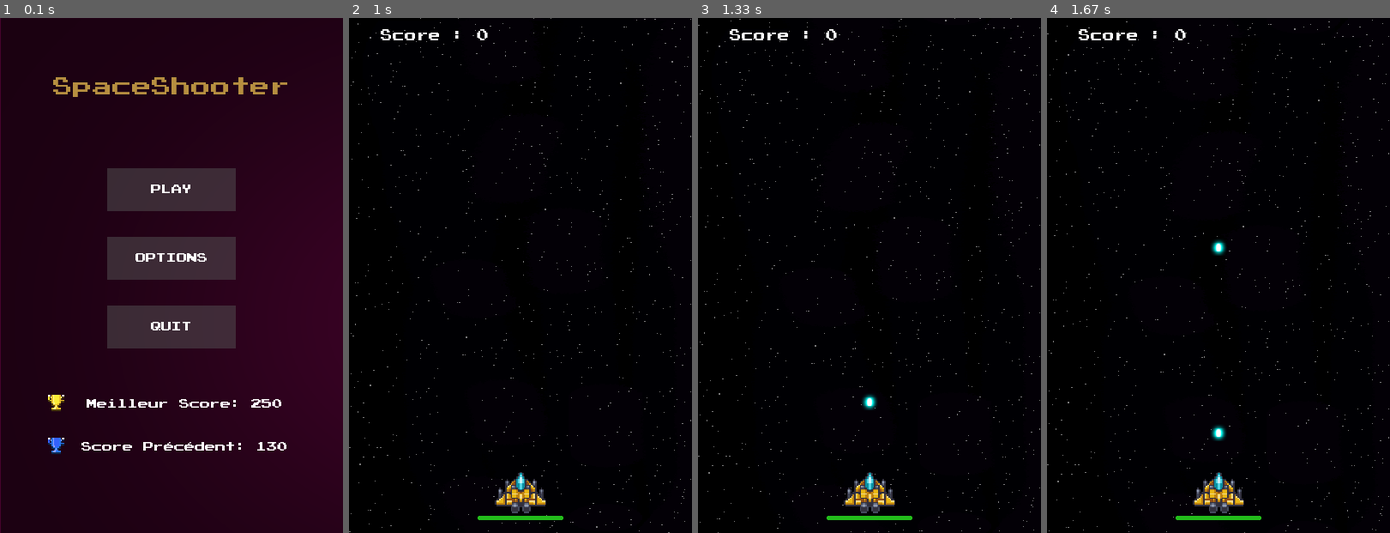
Above: before the commit, frames 1-4 (left to right).
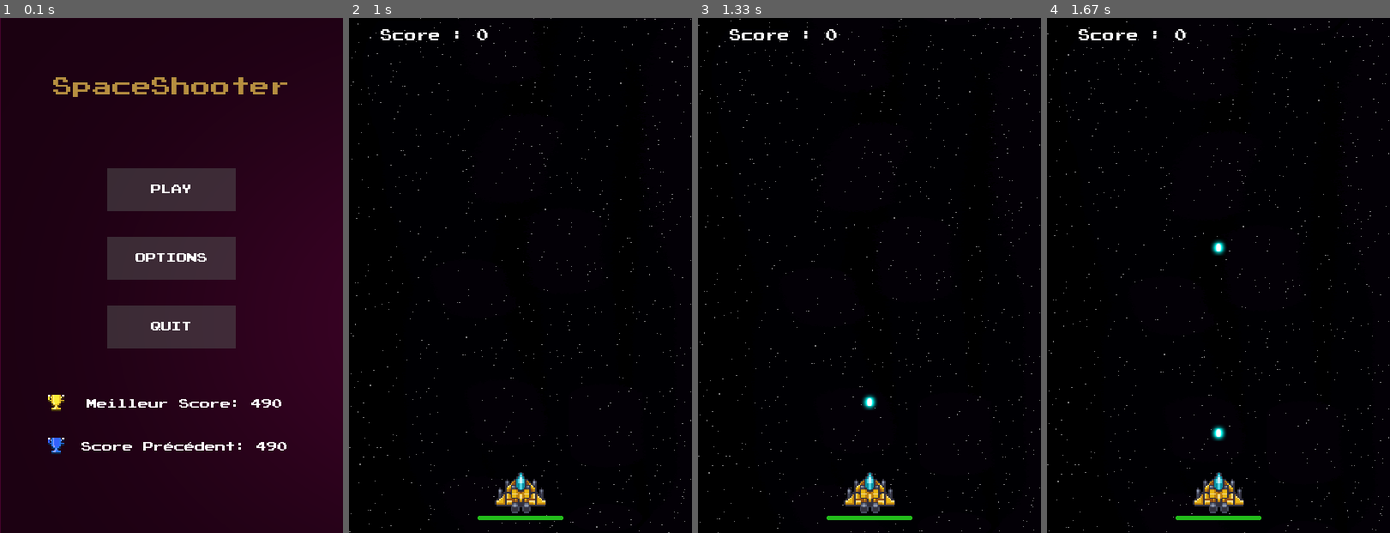
Above: after the commit, the same moments.

Repository: Fabien-crypto/SpaceShooter
Game: pygame game, started from main.py
Same seed, same stepped clock (60 frames per second), same inputs: the game is played once before the commit and once after it.
Inputs:
- Up to frame 1 (0.1 s): no input
- Up to frame 2 (1 s): click "PLAY" at 0.88 s
- Up to frame 3 (1.33 s): tap Space at 1.17 s
- Up to frame 4 (1.67 s): tap Space at 1.57 s

The runs differ from the first frame. In frame 1, 0.1% of the frame differs, in the area x 73-81%, y 74-84%; in frame 2, nothing differs; in frame 3, nothing differs; in frame 4, nothing differs.

Commit message:
Yahia t'es ou mon reuf

Diff:
--- a/menu.py
+++ /dev/null
@@ -1,165 +0,0 @@
-from turtle import position
-import pygame
-import sys
-from button import Button
-from pygame import mixer
-from game import Game
-
-pygame.init()
-
-
-#Icone jeu#
-a = pygame.image.load('assets/vaisseaux/player/ship 01/nomove.png')
-image1 = pygame.image.load("assets/menu/Play Rect.png")
-image1 = pygame.transform.scale(image1,(150,50))
-pygame.display.set_icon(a)
-
-#Musique de fond
-mixer.init()
-mixer.music.load('sounds/01_Title Screen.mp3')
-volume = 0.5
-mixer.music.set_volume(volume)
-mixer.music.play()
-
-game = Game()
-#définition de notre menu #
-pygame.init()
-SCREEN = pygame.display.set_mode((400, 600))
-pygame.display.set_caption("SpaceShoot")
-
-BG = pygame.image.load("assets/menu/Background.png")
-
-# Définition des icons dans le menu#
-best_score = pygame.image.load('assets/icon/best_score.png')
-best_score = pygame.transform.scale(best_score,(20,20))
-prec_score = pygame.image.load('assets/icon/prec_score.png')
-prec_score = pygame.transform.scale(prec_score,(20,20))
-
-def get_font(size): # Returns Press-Start-2P in the desired size
-    return pygame.font.Font("assets/menu/font.ttf", size)
-def read(n):
-    with open("score.txt","r") as score :
-        for line in score :
-            content = line.split(",")
-        return content[n-1]
-
-def play():
-    while True:
-        from main import jeu
-        jeu()
-        for event in pygame.event.get():
-            if event.type == pygame.QUIT:
-                pygame.quit()
-                sys.exit()
-            if event.type == pygame.MOUSEBUTTONDOWN:
-                if pygame.PLAY_BACK.checkForInput(pygame.PLAY_MOUSE_POS):
-                    main_menu()
-        pygame.display.update()
-
-
-def options():
-
-    global volume
-    global position,position2
-    position=300
-    position2=300
-    while True:
-        OPTIONS_MOUSE_POS = pygame.mouse.get_pos()
-        SCREEN.fill("black")
-        OPTIONS_TEXT = get_font(12).render("Choisir tes paramètres.", True, "white")
-        OPTIONS_TEXT1 = get_font(12).render("Musique de fond", True, "white")
-        OPTIONS_TEXT2 = get_font(12).render("Effets spéciaux Fx", True, "white")
-        OPTIONS_RECT = OPTIONS_TEXT.get_rect(center=(200, 50))
-        OPTIONS_RECT1 = OPTIONS_TEXT1.get_rect(center=(200, 150))
-        OPTIONS_RECT2 = OPTIONS_TEXT1.get_rect(center=(200,300))
-        SCREEN.blit(OPTIONS_TEXT, OPTIONS_RECT)
-        SCREEN.blit(OPTIONS_TEXT1, OPTIONS_RECT1)
-        SCREEN.blit(OPTIONS_TEXT2, OPTIONS_RECT2)
-
-        OPTIONS_BACK = Button(image=None, pos=(200, 460),
-                            text_input="BACK", font=get_font(12), base_color="white", hovering_color="Green")
-        OPTIONS_PLUS = Button(image=None, pos=(380, 185),
-                            text_input="+",font=get_font(12), base_color="white", hovering_color="Green")
-        OPTIONS_MOINS = Button(image=None, pos=(380, 235),
-                            text_input="-",font=get_font(12), base_color="white", hovering_color="Green")
-        OPTIONS_PLUS2 = Button(image=None, pos=(380, 330),
-                        text_input="+",font=get_font(12), base_color="white", hovering_color="Green")
-        OPTIONS_MOINS2 = Button(image=None, pos=(380, 380),
-                        text_input="-",font=get_font(12), base_color="white", hovering_color="Green")
-
-
-        buttonlist = [OPTIONS_MOINS,OPTIONS_MOINS2,OPTIONS_PLUS,OPTIONS_PLUS2,OPTIONS_BACK]
-
-        for button in buttonlist:
-            button.changeColor(OPTIONS_MOUSE_POS)
-            button.update(SCREEN)
-
-        pygame.draw.rect(SCREEN, (127, 127, 127), pygame.Rect(45, 200, position, 10))
-        pygame.draw.rect(SCREEN, (127, 127, 127), pygame.Rect(45, 350, position2, 10))
-
-        for event in pygame.event.get():
-            if event.type == pygame.QUIT:
-                pygame.quit()
-                sys.exit()
-            if event.type == pygame.MOUSEBUTTONDOWN:
-                if OPTIONS_BACK.checkForInput(OPTIONS_MOUSE_POS):
-                    main_menu()
-                if OPTIONS_PLUS.checkForInput(OPTIONS_MOUSE_POS):
-                    if volume<0.5 and position <300:
-                        volume += 0.05
-                        position += 30
-
-                    mixer.music.set_volume(volume)
-                if OPTIONS_MOINS.checkForInput(OPTIONS_MOUSE_POS):
-                    if volume>0 and position >0:
-                        volume -= 0.05
-                        position -= 30
-                    mixer.music.set_volume(volume)
-
-        pygame.display.update()
-
-def main_menu():
-    while True:
-        SCREEN.blit(BG, (0, 0))
-
-        MENU_MOUSE_POS = pygame.mouse.get_pos()
-
-        MENU_TEXT = get_font(23).render("SpaceShooter", True, "#b68f40")
-        MENU_RECT = MENU_TEXT.get_rect(center=(200, 80))
-        PLAY_BUTTON = Button(image=image1, pos=(200, 200),
-                            text_input="PLAY", font=get_font(12), base_color="White", hovering_color="Green")
-        OPTIONS_BUTTON = Button(image=image1, pos=(200, 280),
-                            text_input="OPTIONS", font=get_font(12), base_color="White", hovering_color="Green")
-        QUIT_BUTTON = Button(image=image1, pos=(200, 360),
-                            text_input="QUIT", font=get_font(12), base_color="White", hovering_color="Green")
-
-        Best_Score_TEXT = get_font(12).render(("Meilleur Score: "+str(read(0))), True, "white")
-        Best_Score_RECT = Best_Score_TEXT.get_rect(center=(215, 450))
-        Prec_Score_TEXT = get_font(12).render(("Score Précédent: "+ str(read(1))), True, "white")
-        Prec_Score_RECT = Prec_Score_TEXT.get_rect(center=(215, 500))
-        SCREEN.blit(MENU_TEXT, MENU_RECT)
-        SCREEN.blit(Best_Score_TEXT, Best_Score_RECT)
-        SCREEN.blit(Prec_Score_TEXT, Prec_Score_RECT)
-        SCREEN.blit(best_score,(55,438))
-        SCREEN.blit(prec_score,(55,488))
-
-
-        for button in [PLAY_BUTTON, OPTIONS_BUTTON, QUIT_BUTTON]:
-            button.changeColor(MENU_MOUSE_POS)
-            button.update(SCREEN)
-
-        for event in pygame.event.get():
-            if event.type == pygame.QUIT:
-                pygame.quit()
-                sys.exit()
-            if event.type == pygame.MOUSEBUTTONDOWN:
-                if PLAY_BUTTON.checkForInput(MENU_MOUSE_POS):
-                    play()
-                if OPTIONS_BUTTON.checkForInput(MENU_MOUSE_POS):
-                    options()
-                if QUIT_BUTTON.checkForInput(MENU_MOUSE_POS):
-                    pygame.quit()
-                    sys.exit()
-
-        pygame.display.update()
-main_menu()
--- a/monster.py
+++ b/monster.py
@@ -7,10 +7,11 @@
 #Classe du monstre#
 class Monster(pygame.sprite.Sprite):
     def __init__(self, game):
+        global soundObj
         super().__init__()
         self.game = game
-        self.explosion = pygame.mixer.Sound('sounds/ennemy_explosion.aiff')
-        self.explosion.set_volume(0.5)
+        soundObj = pygame.mixer.Sound('sounds/ennemy_explosion.aiff')
+        soundObj.set_volume(1.0)
         self.health = 30
         self.max_health = 30
         self.attack = 10
@@ -27,6 +28,7 @@
         self.health -= amount
         if self.health <= 0:
             explosion = Explosion(self.rect.centerx, self.rect.centery, 1)
+            soundObj.play()
             self.game.explosion_group.add(explosion)
             self.game.all_monsters.remove(self)
             self.game.player.score += 5
--- a/scores.txt
+++ b/scores.txt
@@ -1,4 +1,4 @@
-250
-130
-0.5
-250
+490
+490
+0.0
+0
